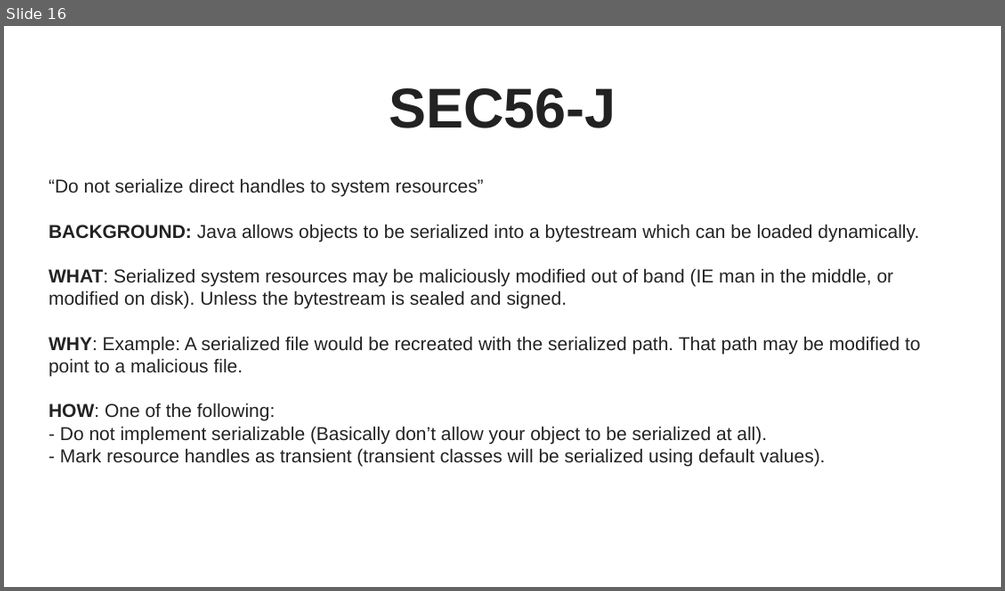
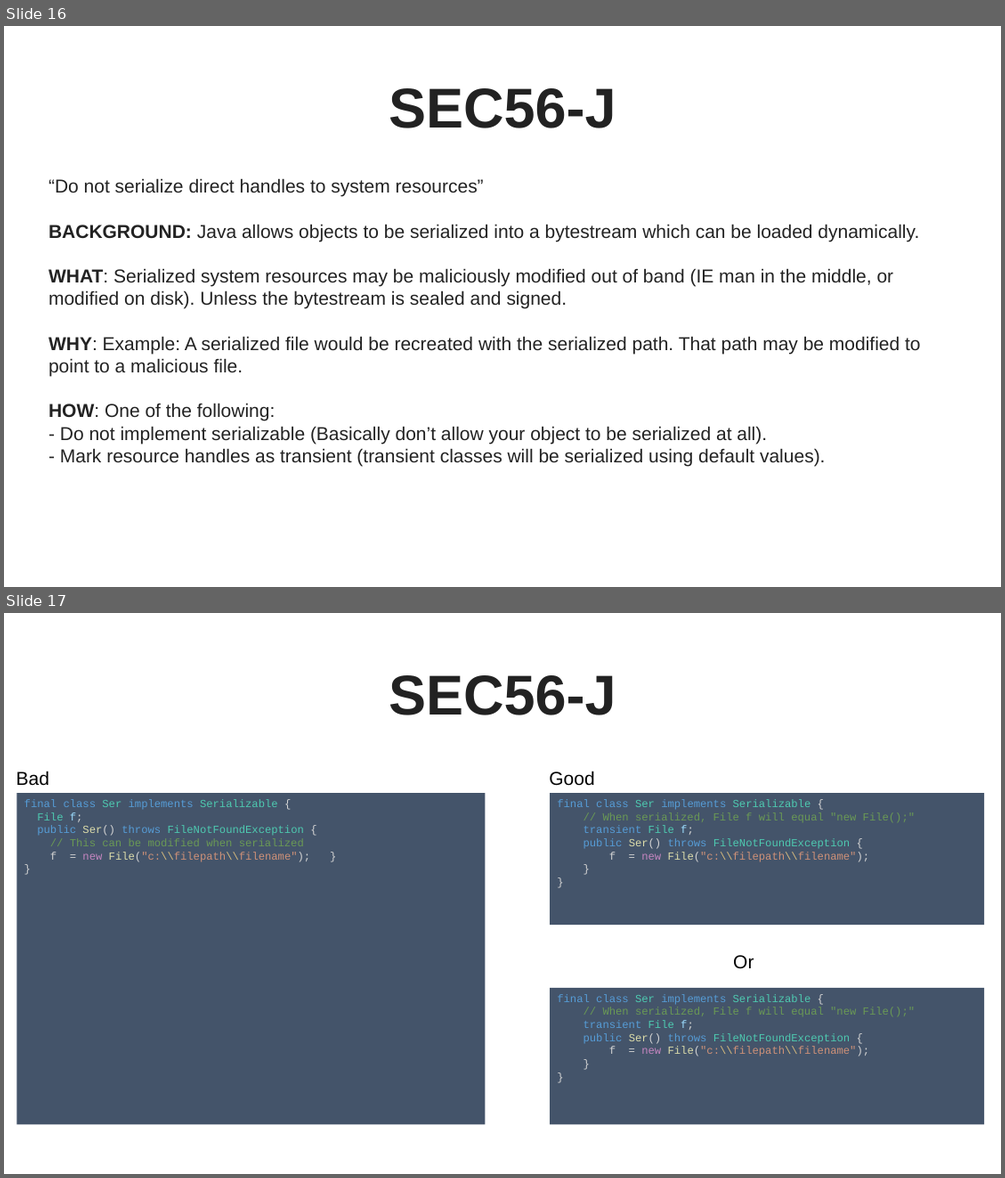
Before and after one commit to stevester94/CSC201_Project, a slide deck: Project2.pptx. Shown one above the other, each under a label of ours: slide 16 before the commit, slides 16 and 17 after it. The pictures are 1005x591 and 1005x1178 pixels, drawn with LibreOffice and Linux fonts; fonts in the diff are those of the drawing. Boxes give left, top, right and bottom in pixels: in the first picture for what was removed or moved away, otherwise in the second. Text is boxed around its words. In the diff, an @@ line names an element or a change of style, - is before the commit and + after.

```diff
--- a/Project2.pptx
+++ b/Project2.pptx
@@ slide 17 added at (4,613,1001,1174), background #FFFFFF @@
@@ text added at (388,675,615,715), 54 pt, text #222222, bold @@
+SEC56-J
@@ text added at (16,771,49,786), 18 pt, text #000000 @@
+Bad
@@ text added at (549,771,594,786), 18 pt, text #000000 @@
+Good
@@ rectangle added at (16,793,485,1125), fill #44546A, 10.5 pt, text #4EC9B0 @@
+final class Ser implements Serializable {
+File f;
+public Ser() throws FileNotFoundException {
+// This can be modified when serialized
+f = new File("c:\\filepath\\filename"); }
+}
@@ rectangle added at (550,793,985,925), fill #44546A, 10.5 pt, text #6A9955 @@
+final class Ser implements Serializable {
+// When serialized, File f will equal "new File();"
+transient File f;
+public Ser() throws FileNotFoundException {
+f = new File("c:\\filepath\\filename");
+}
+}
@@ text added at (733,955,753,969), 18 pt, text #000000 @@
+Or
@@ rectangle added at (550,988,985,1125), fill #44546A, 10.5 pt, text #6A9955 @@
+final class Ser implements Serializable {
+// When serialized, File f will equal "new File();"
+transient File f;
+public Ser() throws FileNotFoundException {
+f = new File("c:\\filepath\\filename");
+}
+}
```
Also in this commit, not shown: 4 slides changed, 2 other slides added, 3 slides removed.
